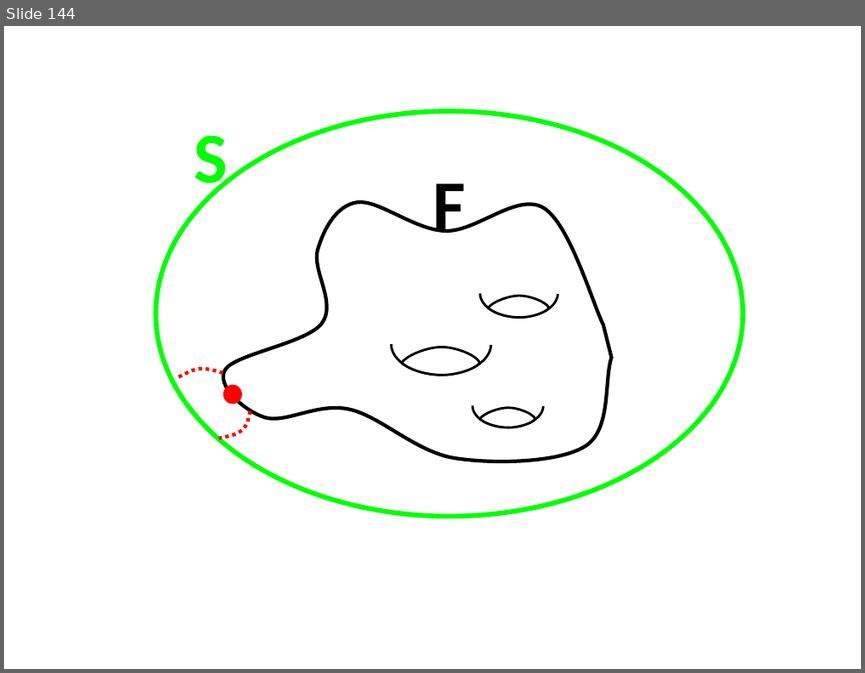
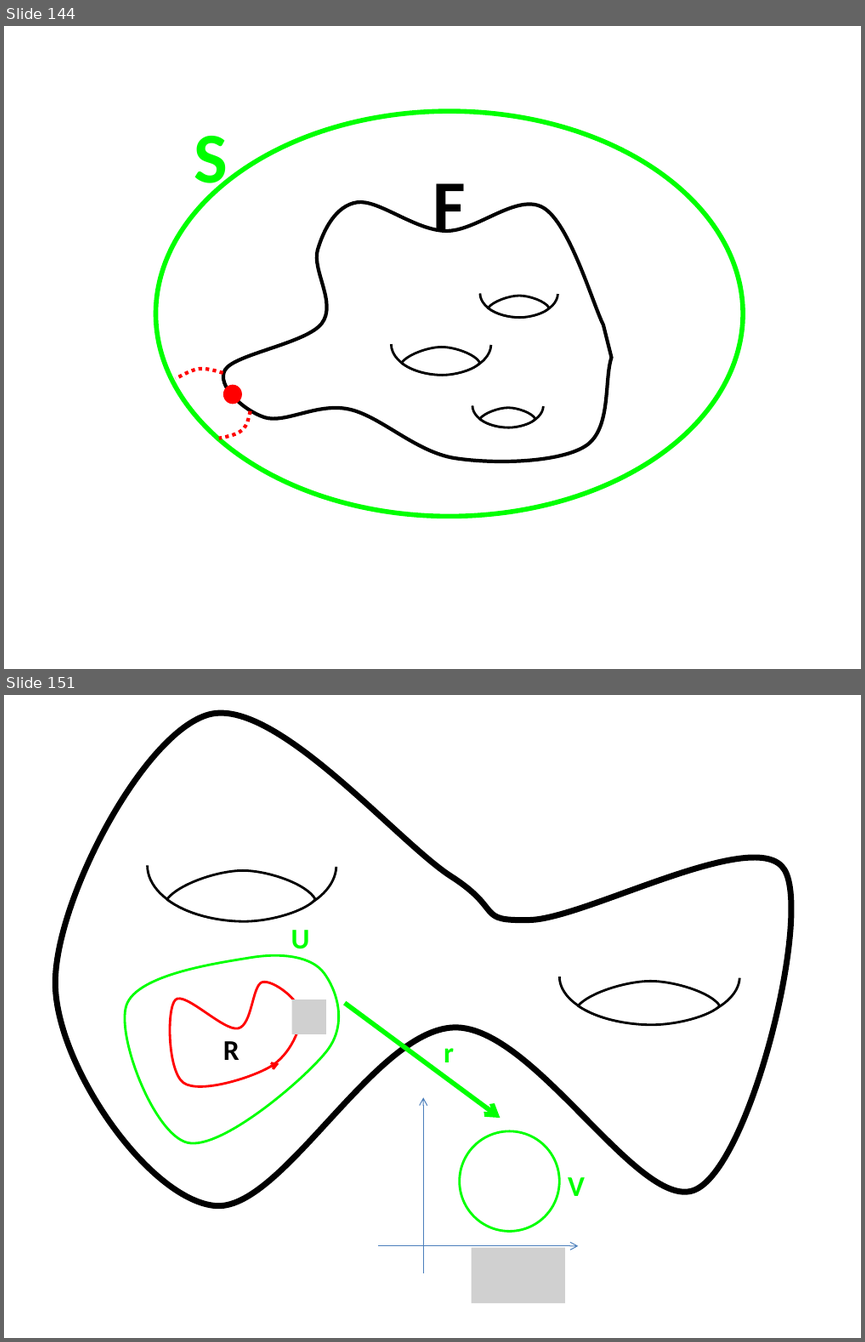
Before and after one commit to lutteropp/GeoTopo, a slide deck: images/Bilder.pptx. Shown one above the other, each under a label of ours: slide 144 before the commit, slides 144 and 151 after it; the slides between them are not shown. The pictures are 865x673 and 865x1342 pixels, drawn with LibreOffice and Linux fonts; fonts in the diff are those of the drawing; grey boxes stand for pictures. Boxes give left, top, right and bottom in pixels: in the first picture for what was removed or moved away, otherwise in the second. Text is boxed around its words. In the diff, an @@ line names an element or a change of style, - is before the commit and + after.

```diff
--- a/images/Bilder.pptx
+++ b/images/Bilder.pptx
@@ slide 151 added at (4,695,861,1338), background #FFFFFF @@
@@ freeform shape added at (55,713,791,1206), outline #000000 5 pt @@
@@ arc (boxed as its full ellipse) added at (147,810,336,920), outline #000000 2 pt @@
@@ freeform shape added at (167,871,315,921), fill #FFFFFF, outline #000000 2 pt @@
@@ text added at (291,930,310,956), 24 pt, text #00FF00, bold @@
+U
@@ arc (boxed as its full ellipse) added at (559,929,739,1024), outline #000000 2 pt @@
@@ freeform shape added at (125,955,339,1143), outline #00FF00 2 pt @@
@@ freeform shape added at (170,982,301,1087), outline #FF0000 2 pt @@
@@ picture added at (292,999,326,1033) @@
@@ freeform shape added at (578,981,720,1025), fill #FFFFFF, outline #000000 2 pt @@
@@ arrow added from (345, 1003) to (500, 1117), #00FF00 4 pt @@
@@ text added at (223,1041,239,1060), 24 pt, text #000000, bold @@
+R
@@ text added at (443,1048,454,1062), 24 pt, text #00FF00, bold @@
+r
@@ arrow added from (270, 1066) to (279, 1063), #FF0000 2 pt @@
@@ arrow added from (423, 1272) to (423, 1097), #4B7EBC 0.75 pt @@
@@ ellipse added at (459,1131,559,1231), outline #00FF00 2 pt @@
@@ text added at (568,1177,585,1196), 24 pt, text #00FF00, bold @@
+V
@@ arrow added from (378, 1246) to (578, 1246), #4B7EBC 0.75 pt @@
@@ picture added at (471,1247,564,1303) @@
```
Also in this commit, not shown: 10 other slides added, 7 other files.
